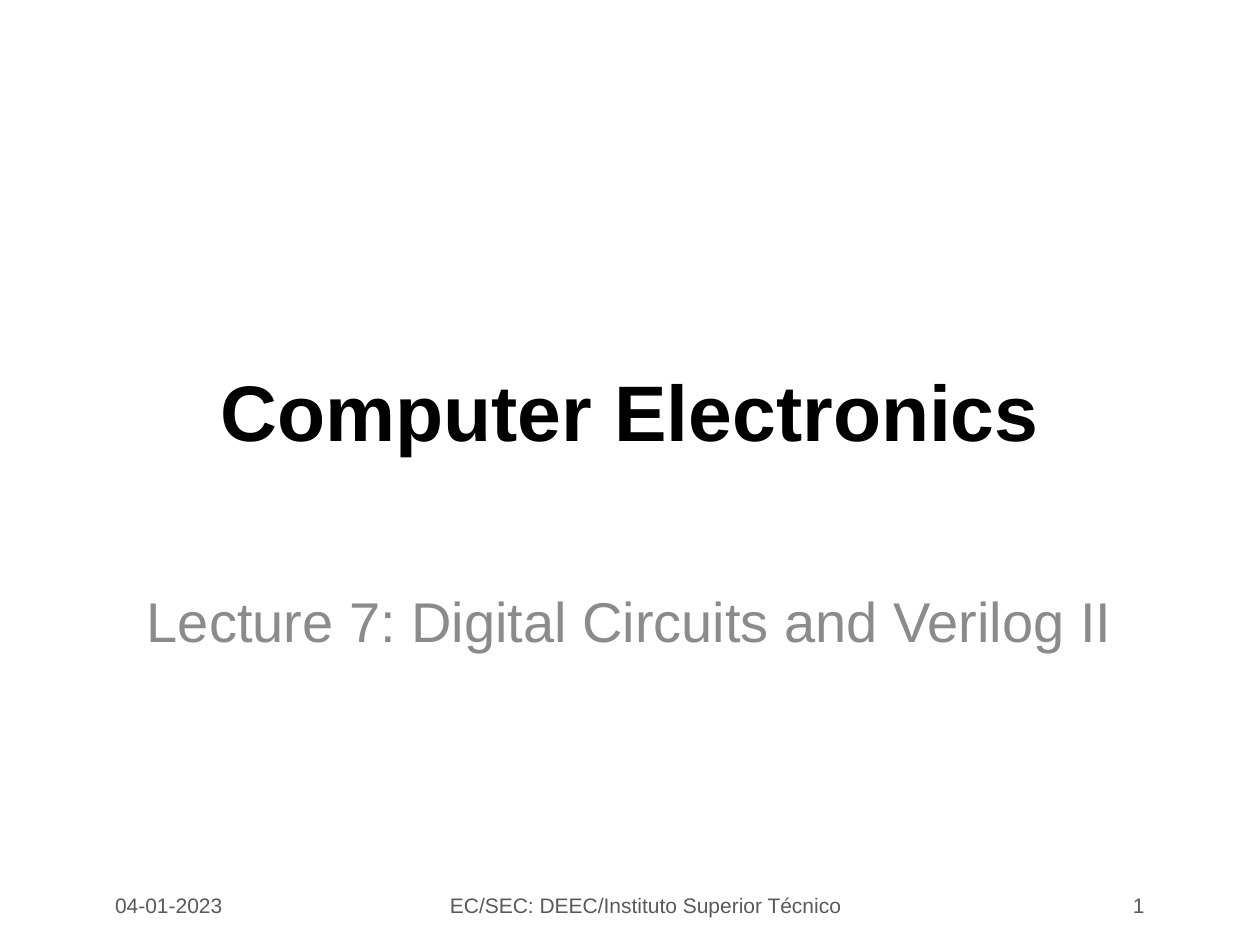
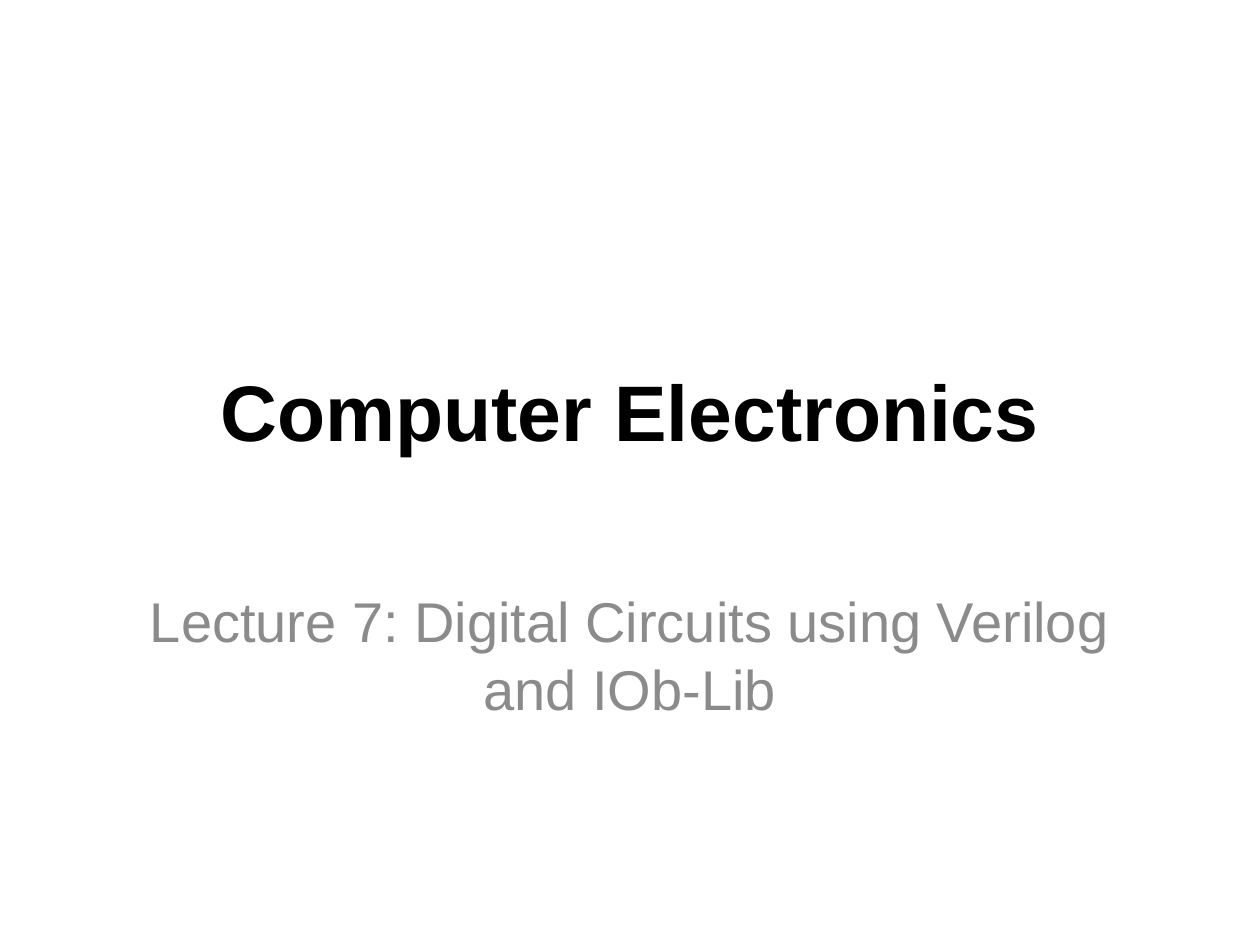
Before and after one commit to jjts/ist-sec, a slide deck: slide 1 of lectures/l7/l7.odp. Drawn at 1260x945 pixels with LibreOffice and Linux fonts; fonts in the diff are those of the drawing; background and template pictures are left out. Boxes give left, top, right and bottom in pixels: in the first picture for what was removed or moved away, otherwise in the second. Text is boxed around its words. In the diff, an @@ line names an element or a change of style, - is before the commit and + after.

```diff
--- a/lectures/l7/l7.odp
+++ b/lectures/l7/l7.odp
@@ subtitle at bbox=[150, 601, 1108, 711]: text changed @@
-Lecture 7: Digital Circuits and Verilog II
+Lecture 7: Digital Circuits using Verilog and IOb-Lib
@@ text removed at bbox=[115, 898, 222, 913] @@
-04-01-2023
@@ text removed at bbox=[450, 897, 841, 917] @@
-EC/SEC: DEEC/Instituto Superior Técnico
@@ page number removed at bbox=[1133, 898, 1145, 913] @@
-1
```
Also in this commit, not shown: 7 other slides changed, 6 slides added, 10 slides removed, 3 other files.
